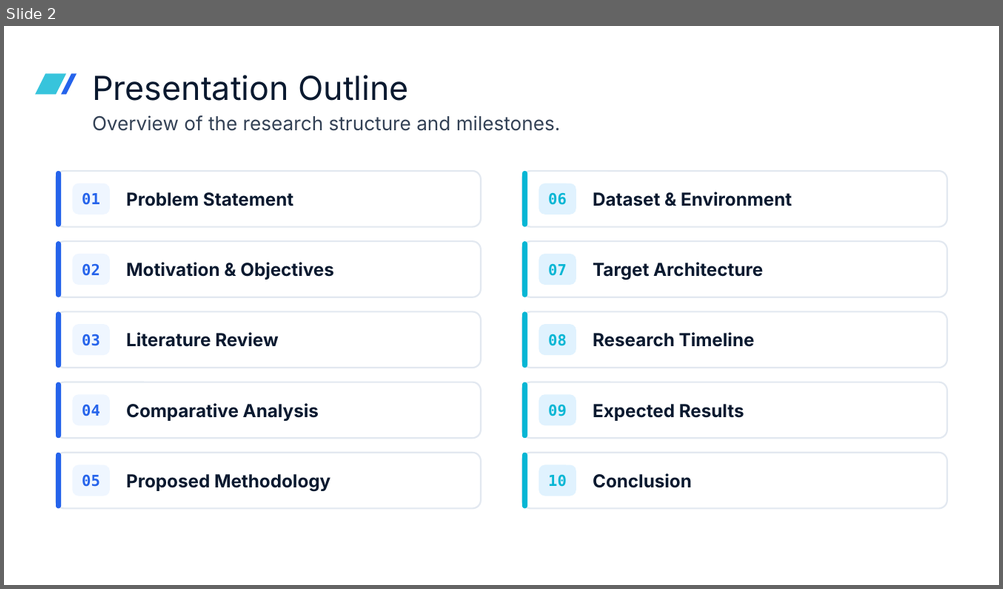
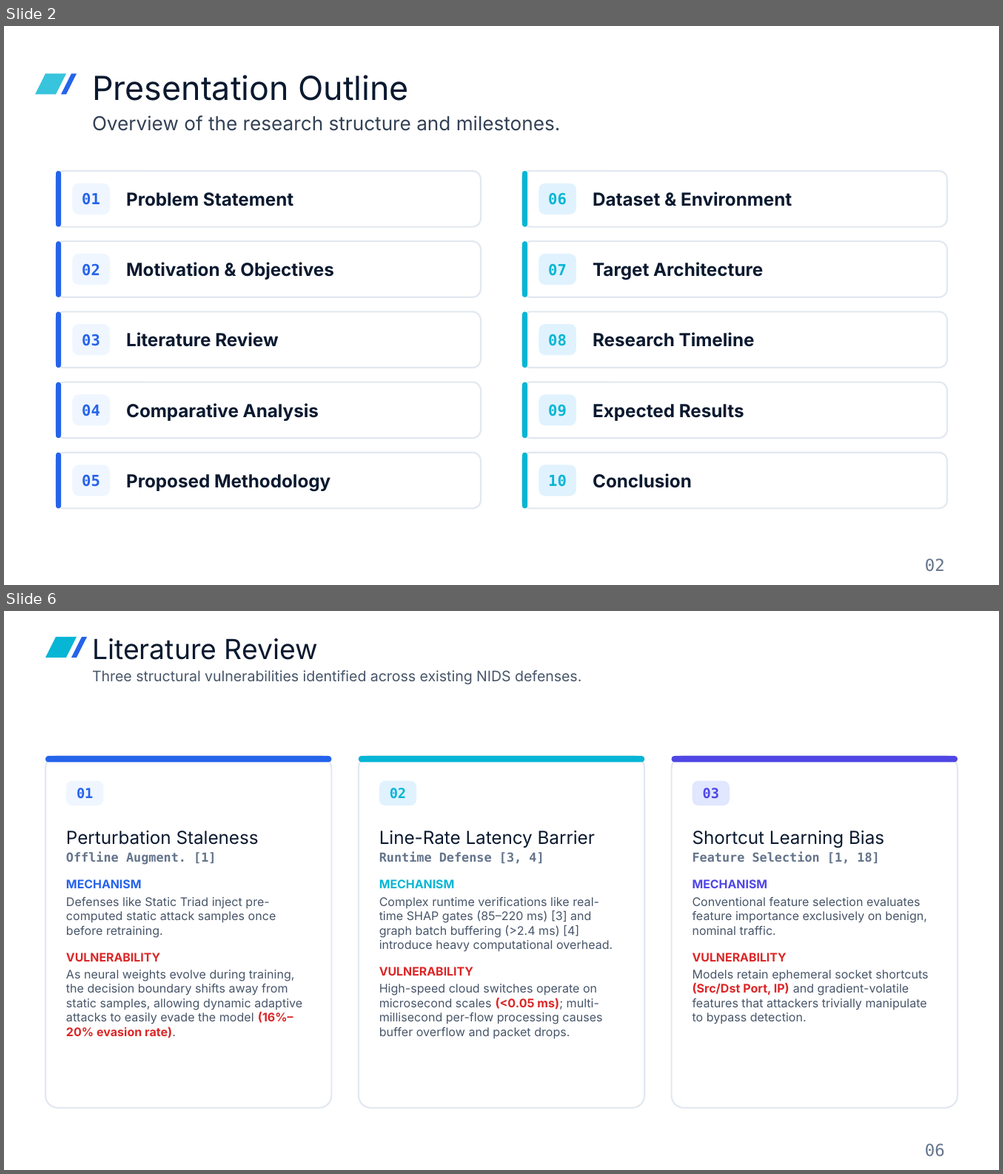
Before and after one commit to sadman128/aml_rocm_native, a slide deck: docs/pre_defense/predefense.pptx. Shown one above the other, each under a label of ours: slide 2 before the commit, slides 2 and 6 after it; the slides between them are not shown. The pictures are 1003x589 and 1003x1174 pixels, drawn with LibreOffice and Linux fonts; fonts in the diff are those of the drawing; background and template pictures are left out. Boxes give left, top, right and bottom in pixels: in the first picture for what was removed or moved away, otherwise in the second. Text is boxed around its words. In the diff, an @@ line names an element or a change of style, - is before the commit and + after.

```diff
--- a/docs/pre_defense/predefense.pptx
+++ b/docs/pre_defense/predefense.pptx
@@ slide 6 added at bbox=[4, 611, 999, 1170], background picture (left out) @@
@@ freeform shape added at bbox=[45, 637, 77, 658], fill #06B6D4 @@
@@ freeform shape added at bbox=[71, 637, 88, 658], fill #2563EB @@
@@ text added at bbox=[92, 638, 581, 684], 10.5 pt, text #475569 @@
+Literature Review
+Three structural vulnerabilities identified across existing NIDS defenses.
@@ group added at bbox=[45, 756, 333, 1108]: 3 rounded rectangles, 2 texts @@
+01
+Perturbation Staleness
+Offline Augment. [1]
+MECHANISM
+Defenses like Static Triad inject pre-computed static attack samples once before retraining.
+VULNERABILITY
+As neural weights evolve during training, the decision boundary shifts away from static samples, allowing dynamic adaptive attacks to easily evade the model (16%–20% evasion rate).
@@ group added at bbox=[358, 756, 645, 1108]: 3 rounded rectangles, 2 texts @@
+02
+Line-Rate Latency Barrier
+Runtime Defense [3, 4]
+MECHANISM
+Complex runtime verifications like real-time SHAP gates (85–220 ms) [3] and graph batch buffering (>2.4 ms) [4] introduce heavy computational overhead.
+VULNERABILITY
+High-speed cloud switches operate on microsecond scales (<0.05 ms); multi-millisecond per-flow processing causes buffer overflow and packet drops.
@@ group added at bbox=[671, 756, 958, 1108]: 3 rounded rectangles, 2 texts @@
+03
+Shortcut Learning Bias
+Feature Selection [1, 18]
+MECHANISM
+Conventional feature selection evaluates feature importance exclusively on benign, nominal traffic.
+VULNERABILITY
+Models retain ephemeral socket shortcuts (Src/Dst Port, IP) and gradient-volatile features that attackers trivially manipulate to bypass detection.
@@ text added at bbox=[925, 1144, 945, 1157], 12 pt, text #64748B @@
+06
@@ slide 2 changed as well @@
@@ text added at bbox=[925, 559, 945, 572], 12 pt, text #64748B @@
+02
```
Also in this commit, not shown: 11 other slides changed, 2 other slides added, 2 slides removed, 53 other files.
